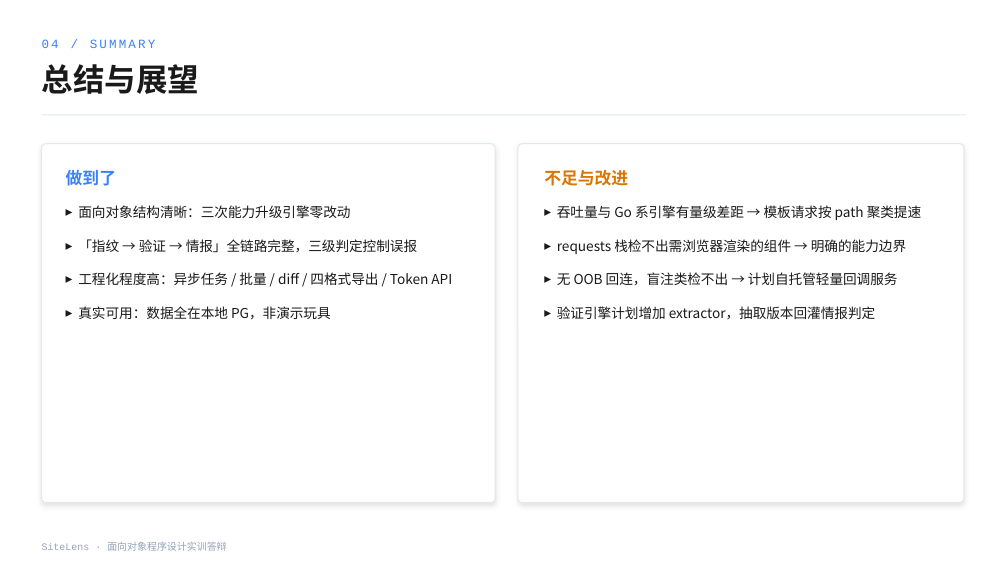
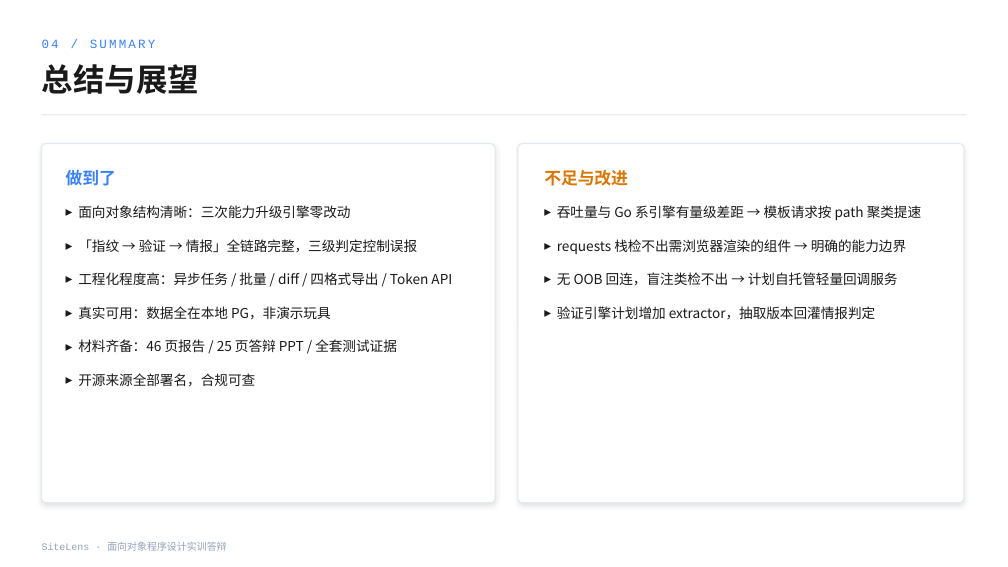
Before and after one commit to zep4yrs/sitelens, a slide deck: slide 24 of docs/答辩演示-SiteLens.pptx. Drawn at 1008x567 pixels with LibreOffice and Linux fonts; fonts in the diff are those of the drawing; background and template pictures are left out. Boxes give left, top, right and bottom in pixels: in the first picture for what was removed or moved away, otherwise in the second. Text is boxed around its words. In the diff, an @@ line names an element or a change of style, - is before the commit and + after.

```diff
--- a/docs/答辩演示-SiteLens.pptx
+++ b/docs/答辩演示-SiteLens.pptx
@@ text at (x1=78, y1=339, x2=397, y2=387): paragraphs added @@
+▸ 材料齐备：46 页报告 / 25 页答辩 PPT / 全套测试证据
+▸ 开源来源全部署名，合规可查
```
Also in this commit, not shown: 6 other slides changed, 10 other files.
